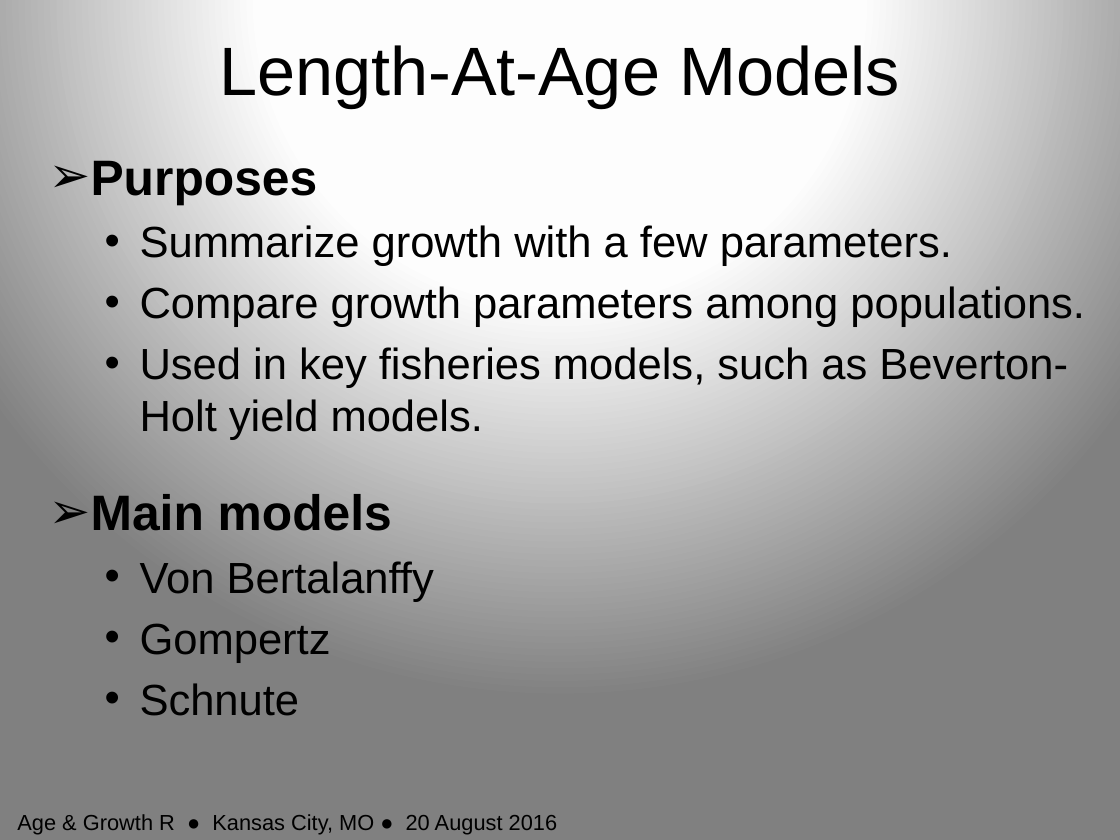
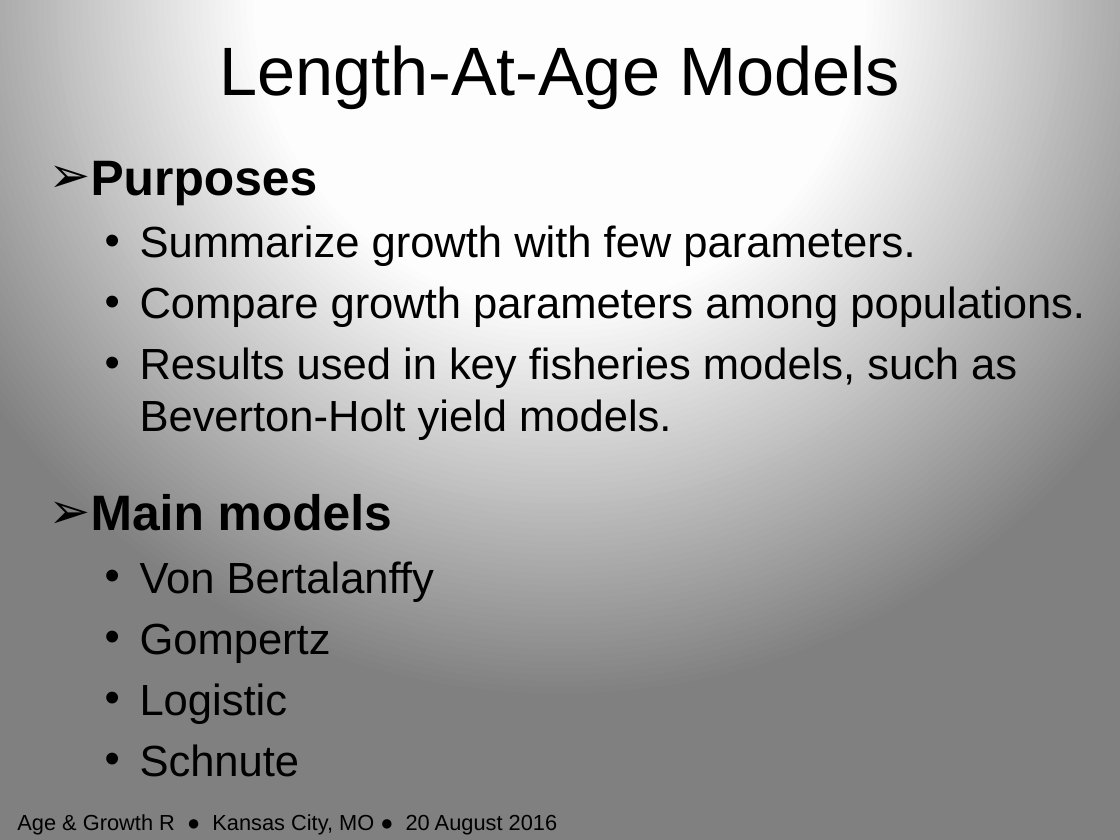
Before and after one commit to anhnguyendepocen/RCourseKC2016, a slide deck: slide 3 of Slides/Growth_Single.pptx. Drawn at 1120x840 pixels with LibreOffice and Linux fonts; fonts in the diff are those of the drawing. Boxes give left, top, right and bottom in pixels: in the first picture for what was removed or moved away, otherwise in the second. Text is boxed around its words. In the diff, an @@ line names an element or a change of style, - is before the commit and + after.

```diff
--- a/Slides/Growth_Single.pptx
+++ b/Slides/Growth_Single.pptx
@@ text at [140,225,915,266]: text changed @@
-  • Summarize growth with a few parameters.
+  • Summarize growth with few parameters.
@@ text at [140,347,1017,440]: text changed @@
-  • Used in key fisheries models, such as Beverton-Holt yield models.
+  • Results used in key fisheries models, such as Beverton-Holt yield models.
@@ text at [140,683,288,724]: paragraph added @@
+  • Logistic
```
Also in this commit, not shown: 2 other slides changed, 6 slides added, 1 slide removed, 23 other files.
